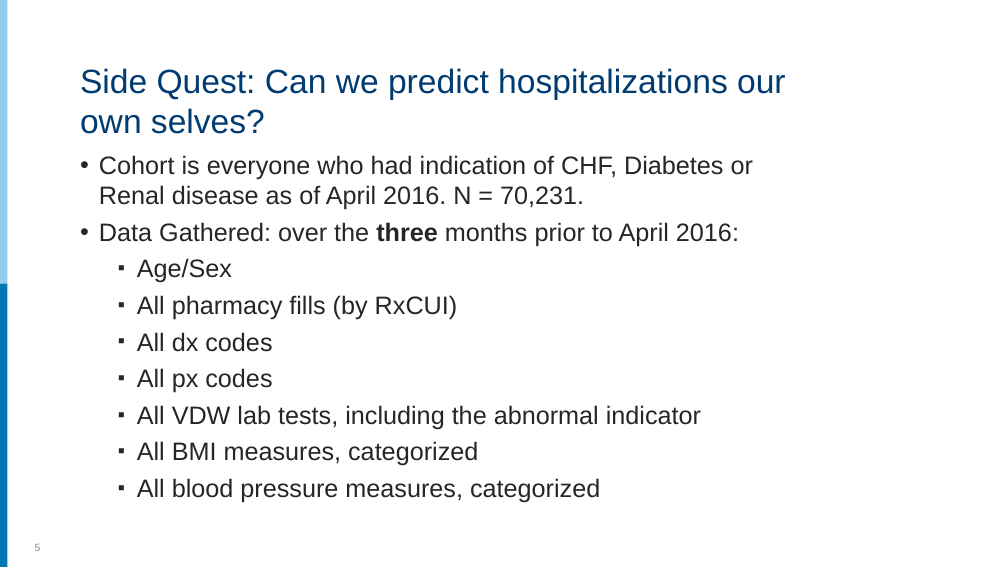
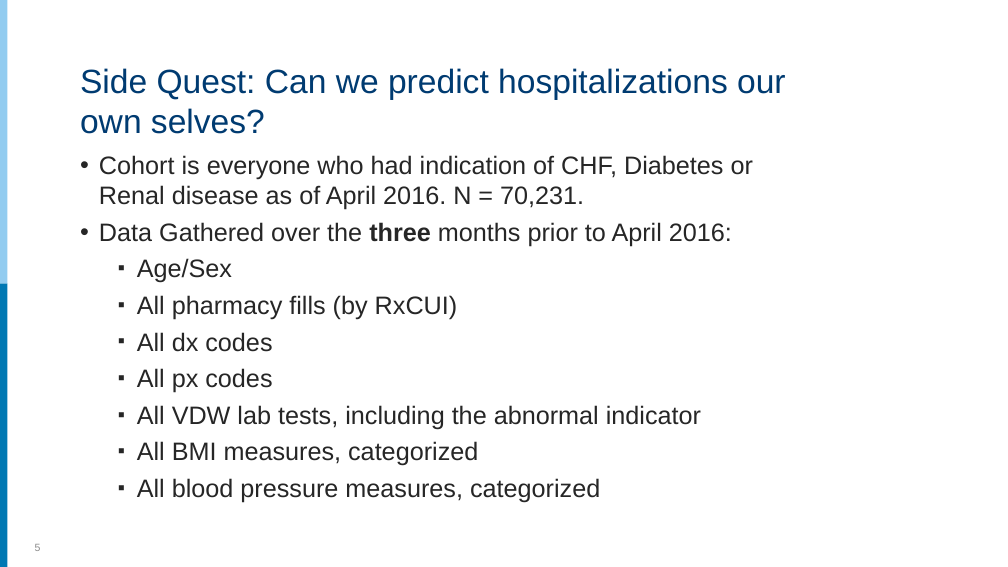
Before and after one commit to rpardee/hcsrn_2019, a slide deck: slide 5 of analytics_for_hmos.pptx. Drawn at 1008x567 pixels with LibreOffice and Linux fonts; fonts in the diff are those of the drawing. Boxes give left, top, right and bottom in pixels: in the first picture for what was removed or moved away, otherwise in the second. Text is boxed around its words. In the diff, an @@ line names an element or a change of style, - is before the commit and + after.

```diff
--- a/analytics_for_hmos.pptx
+++ b/analytics_for_hmos.pptx
@@ text at [99,222,732,247]: text changed @@
-• Data Gathered: over the three months prior to April 2016:
+• Data Gathered over the three months prior to April 2016:
```
Also in this commit, not shown: 6 other slides changed, 1 other file.
